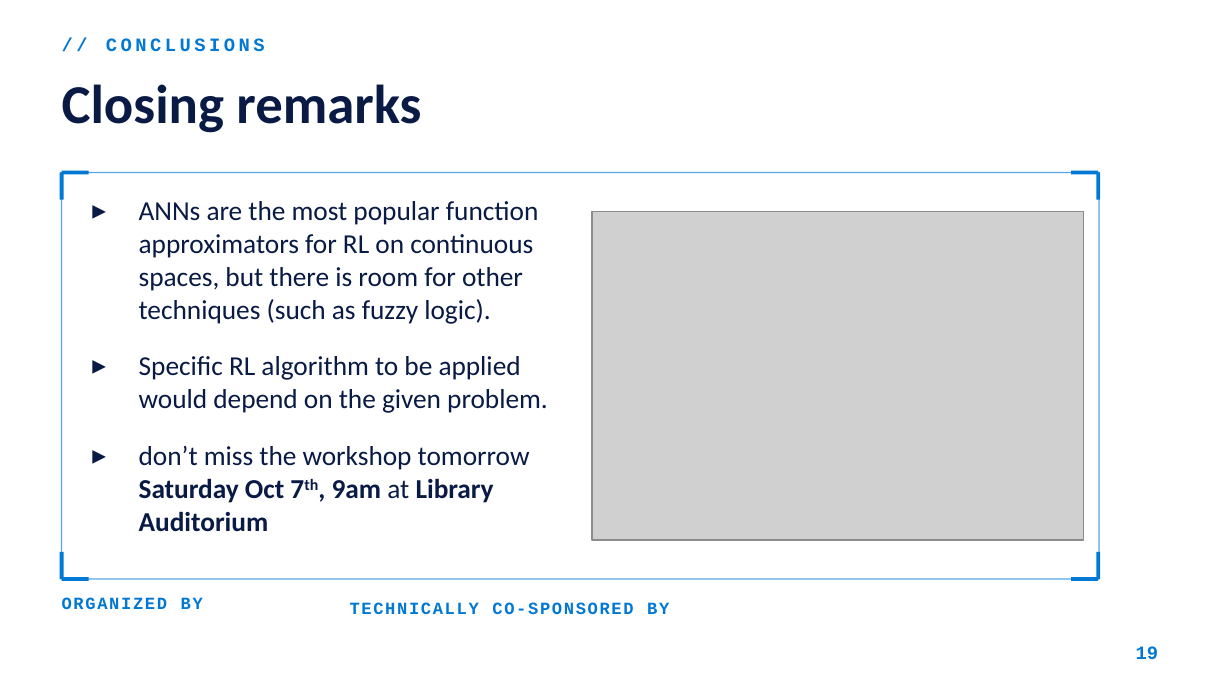
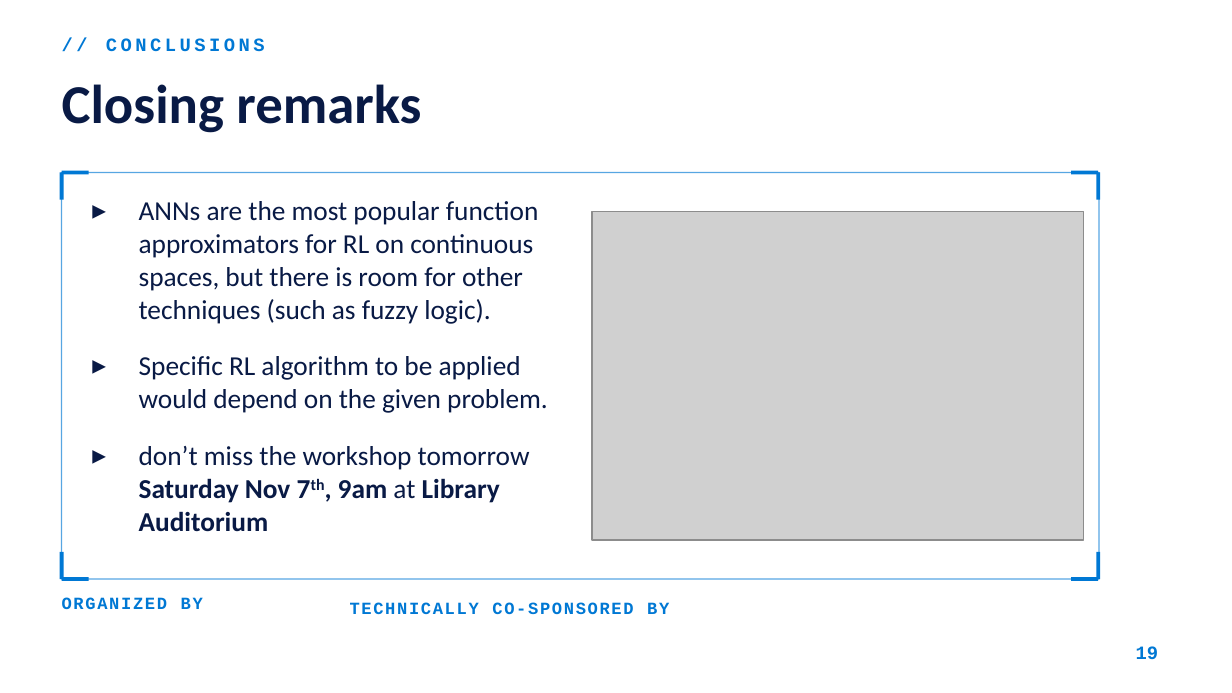
Before and after one commit to miguel-a-solis/miguel-a-solis, a slide deck: slide 19 of talks/HRFest26_MSolis.pptx. Drawn at 1232x693 pixels with LibreOffice and Linux fonts; fonts in the diff are those of the drawing; grey boxes stand for pictures; background and template pictures are left out. Boxes give left, top, right and bottom in pixels: in the first picture for what was removed or moved away, otherwise in the second. Text is boxed around its words. In the diff, an @@ line names an element or a change of style, - is before the commit and + after.

Commit message:
HRFest plenary talk

```diff
--- a/talks/HRFest26_MSolis.pptx
+++ b/talks/HRFest26_MSolis.pptx
@@ text at (x1=139, y1=446, x2=530, y2=532): text changed @@
-▸ don’t miss the workshop tomorrow Saturday Oct 7th, 9am at Library Auditorium
+▸ don’t miss the workshop tomorrow Saturday Nov 7th, 9am at Library Auditorium
```
Also in this commit, not shown: 1 other file.
